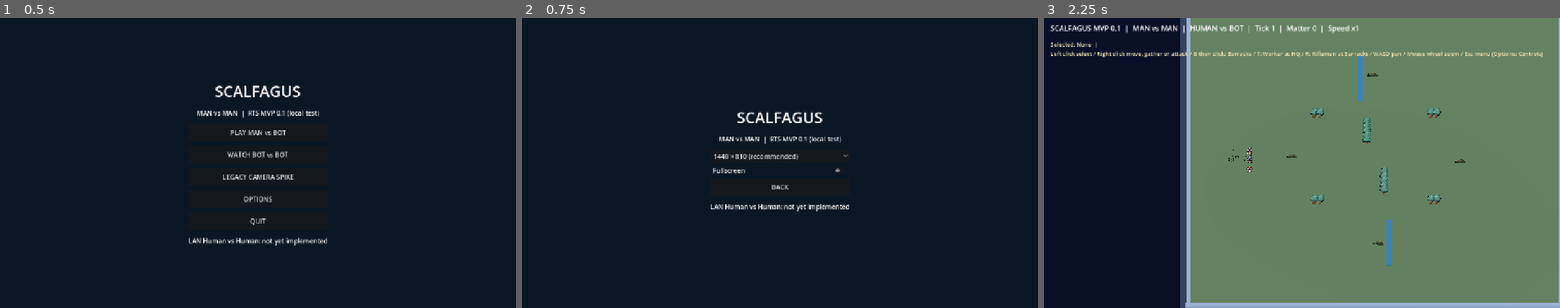
Above: before the commit, frames 1-3 (left to right).
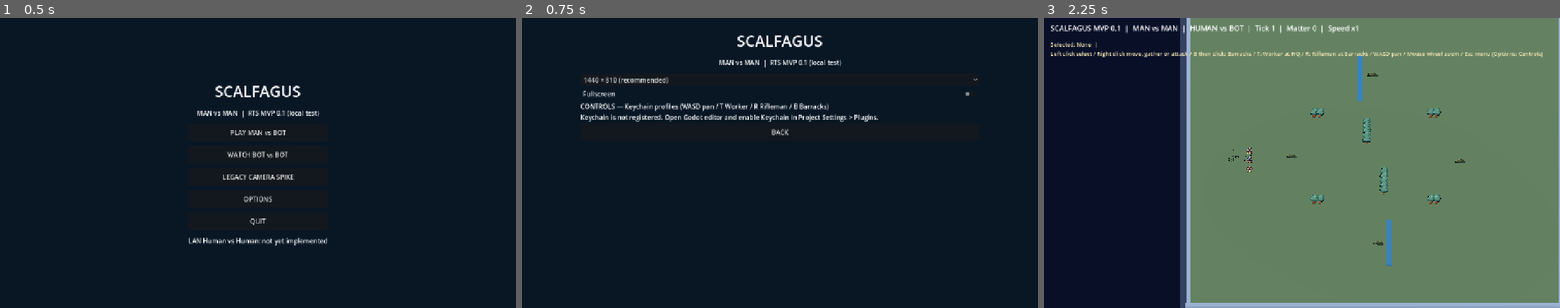
Above: after the commit, the same moments.

Repository: roktiw/scalfagus
Game: Godot game, scene res://scenes/menu.tscn
The game is run twice, just before and just after one commit, with the same random seed, the same clock (stepped at 60 frames per second) and the same inputs.
Inputs:
- Up to frame 1 (0.5 s): no input
- Up to frame 2 (0.75 s): click "OPTIONS" at 0.5 s
- Up to frame 3 (2.25 s): click "BACK" at 1.25 s; click "PLAY MAN vs BOT" at 2 s

Frame 1 is identical in both runs. In frame 2, 3.4% of the frame differs, in the area x 11-89%, y 6-67%; in frame 3, nothing differs.

Commit message:
feat(menu): embed native Keychain ShortcutEdit and profile persistence in Options

Diff:
--- a/apps/game/scripts/menu.gd
+++ b/apps/game/scripts/menu.gd
@@ -5,6 +5,10 @@
 var menu_panel: VBoxContainer
 var resolution_button: OptionButton
 var fullscreen_toggle: CheckButton
+var menu_stack: VBoxContainer
+var shortcut_editor: Control
+var shortcut_status: Label
+var footer: Label
 
 func _ready() -> void:
     var bg := ColorRect.new()
@@ -14,7 +18,8 @@
     var center := CenterContainer.new()
     center.set_anchors_and_offsets_preset(Control.PRESET_FULL_RECT)
     add_child(center)
-    var stack := VBoxContainer.new()
+    menu_stack = VBoxContainer.new()
+    var stack: VBoxContainer = menu_stack
     stack.custom_minimum_size = Vector2(330, 280)
     stack.add_theme_constant_override("separation", 16)
     center.add_child(stack)
@@ -49,8 +54,17 @@
     fullscreen_toggle.toggled.connect(_set_fullscreen)
     fullscreen_toggle.button_pressed = get_window().mode == Window.MODE_FULLSCREEN
     options_panel.add_child(fullscreen_toggle)
+
+    var controls_title := Label.new()
+    controls_title.text = "CONTROLS — Keychain profiles (WASD pan / T Worker / R Rifleman / B Barracks)"
+    options_panel.add_child(controls_title)
+    shortcut_status = Label.new()
+    shortcut_status.text = ""
+    shortcut_status.autowrap_mode = TextServer.AUTOWRAP_WORD_SMART
+    options_panel.add_child(shortcut_status)
+
     _add_button(options_panel, "BACK", _close_options)
-    var footer := Label.new()
+    footer = Label.new()
     footer.text = "LAN Human vs Human: not yet implemented"
     footer.horizontal_alignment = HORIZONTAL_ALIGNMENT_CENTER
     stack.add_child(footer)
@@ -76,10 +90,34 @@
 func _open_options() -> void:
     menu_panel.visible = false
     options_panel.visible = true
+    footer.visible = false
+    menu_stack.custom_minimum_size = Vector2(990, 660)
+    # Reuse Keychain's shipped editor and persistence instead of building
+    # another key-capture, conflict detector or profile manager.
+    if shortcut_editor == null:
+        var keychain: Node = get_node_or_null("/root/Keychain")
+        if keychain == null:
+            shortcut_status.text = "Keychain is not registered. Open Godot editor and enable Keychain in Project Settings > Plugins."
+        else:
+            var editor_scene := load("res://addons/keychain/ShortcutEdit.tscn") as PackedScene
+            if editor_scene == null:
+                shortcut_status.text = "Keychain ShortcutEdit scene missing."
+            else:
+                shortcut_editor = editor_scene.instantiate() as Control
+                shortcut_editor.name = "KeychainControls"
+                shortcut_editor.custom_minimum_size = Vector2(920, 470)
+                shortcut_editor.size_flags_horizontal = Control.SIZE_EXPAND_FILL
+                shortcut_editor.size_flags_vertical = Control.SIZE_EXPAND_FILL
+                # Insert before the BACK button.
+                options_panel.add_child(shortcut_editor)
+                options_panel.move_child(shortcut_editor, options_panel.get_child_count() - 2)
+                shortcut_status.text = "Edit bindings here; Keychain saves your profile under user://shortcut_profiles."
 
 func _close_options() -> void:
     options_panel.visible = false
     menu_panel.visible = true
+    footer.visible = true
+    menu_stack.custom_minimum_size = Vector2(330, 280)
 
 func _set_resolution(index: int) -> void:
     get_window().size = [Vector2i(1280,720), Vector2i(1440,810), Vector2i(1600,900)][index]
